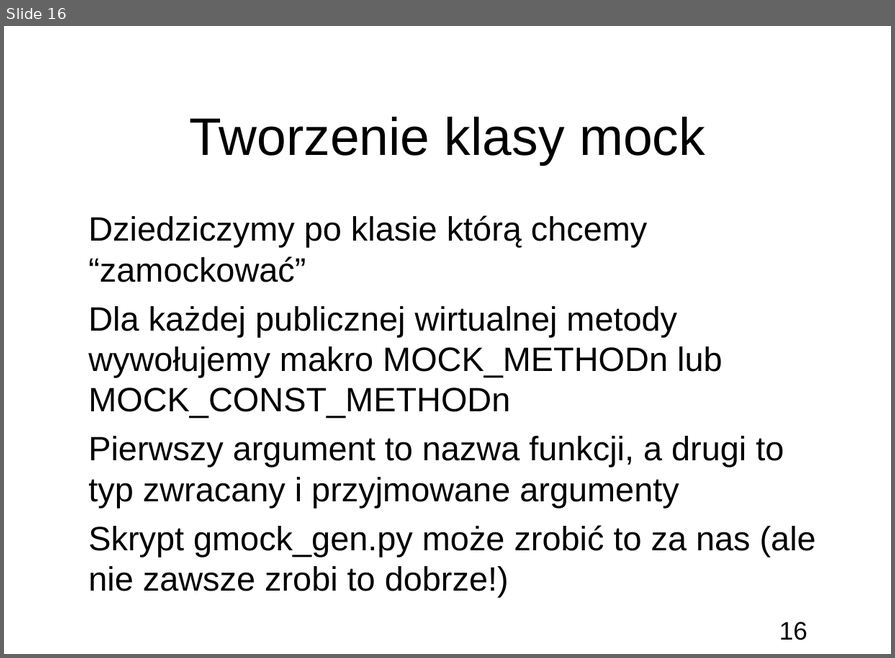
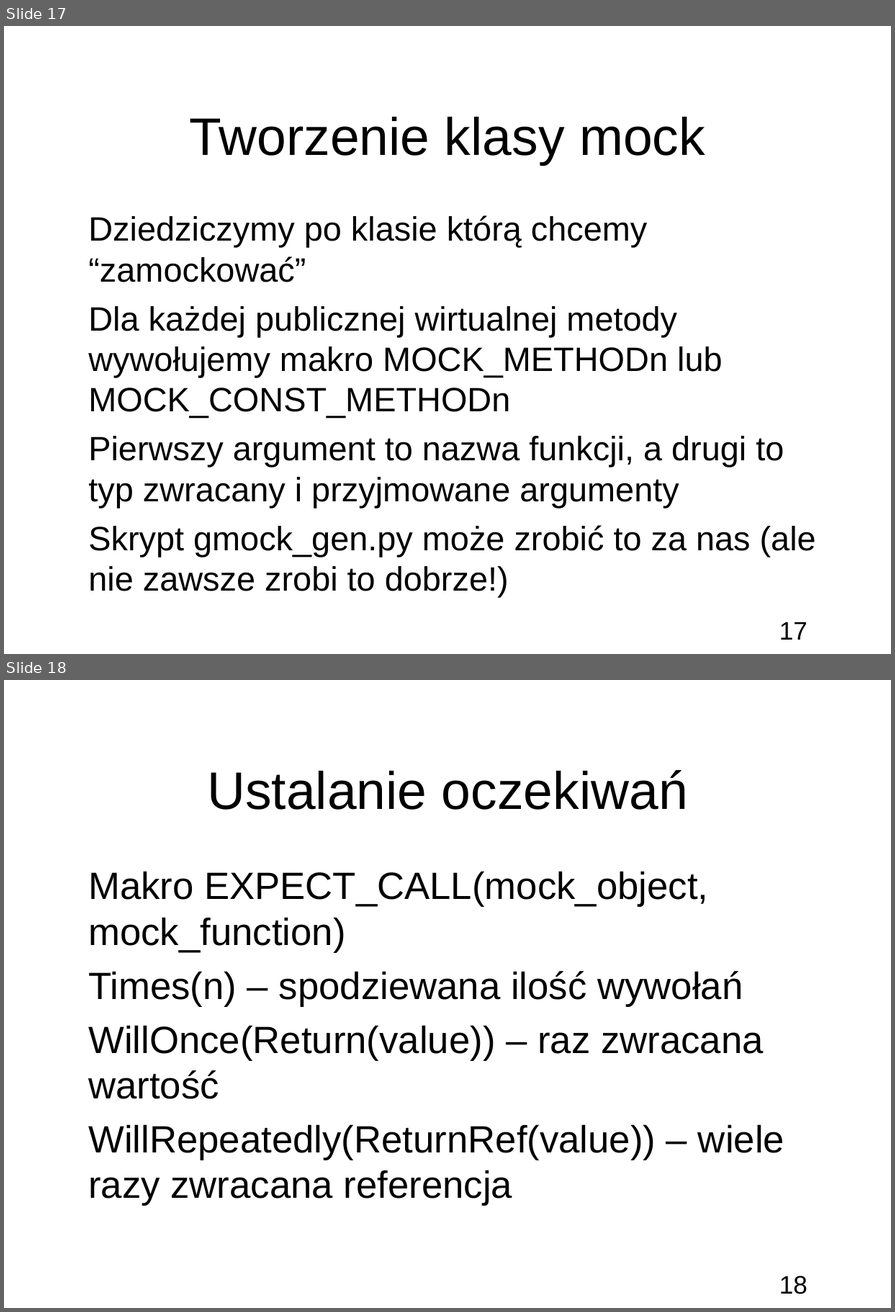
Before and after one commit to bercik/apt_seminar, a slide deck: prezentacja.odp. Shown one above the other, each under a label of ours: slide 16 before the commit, slides 17 and 18 after it. The pictures are 895x658 and 895x1312 pixels, drawn with LibreOffice and Linux fonts; fonts in the diff are those of the drawing; background and template pictures are left out. Boxes give left, top, right and bottom in pixels: in the first picture for what was removed or moved away, otherwise in the second. Text is boxed around its words. In the diff, an @@ line names an element or a change of style, - is before the commit and + after.

Commit message:
Add ReturnRef Example

```diff
--- a/prezentacja.odp
+++ b/prezentacja.odp
@@ slide 18 added at <box>4,680,891,1308</box>, background picture (left out); not listed: 1 template element that a slide beside it also shows @@
@@ title added at <box>207,770,688,810</box>, 50 pt, text #000000 @@
+Ustalanie oczekiwań
@@ subtitle added at <box>88,871,784,1206</box>, 36 pt, text #000000 @@
+● Makro EXPECT_CALL(mock_object, mock_function)
+● Times(n) – spodziewana ilość wywołań
+● WillOnce(Return(value)) – raz zwracana wartość
+● WillRepeatedly(ReturnRef(value)) – wiele razy zwracana referencja
@@ what was slide 16 is now slide 17 @@
@@ page number at <box>779,621,808,639</box>: text changed @@
-16
+17
```
Also in this commit, not shown: 2 other slides added, 2 other files.
